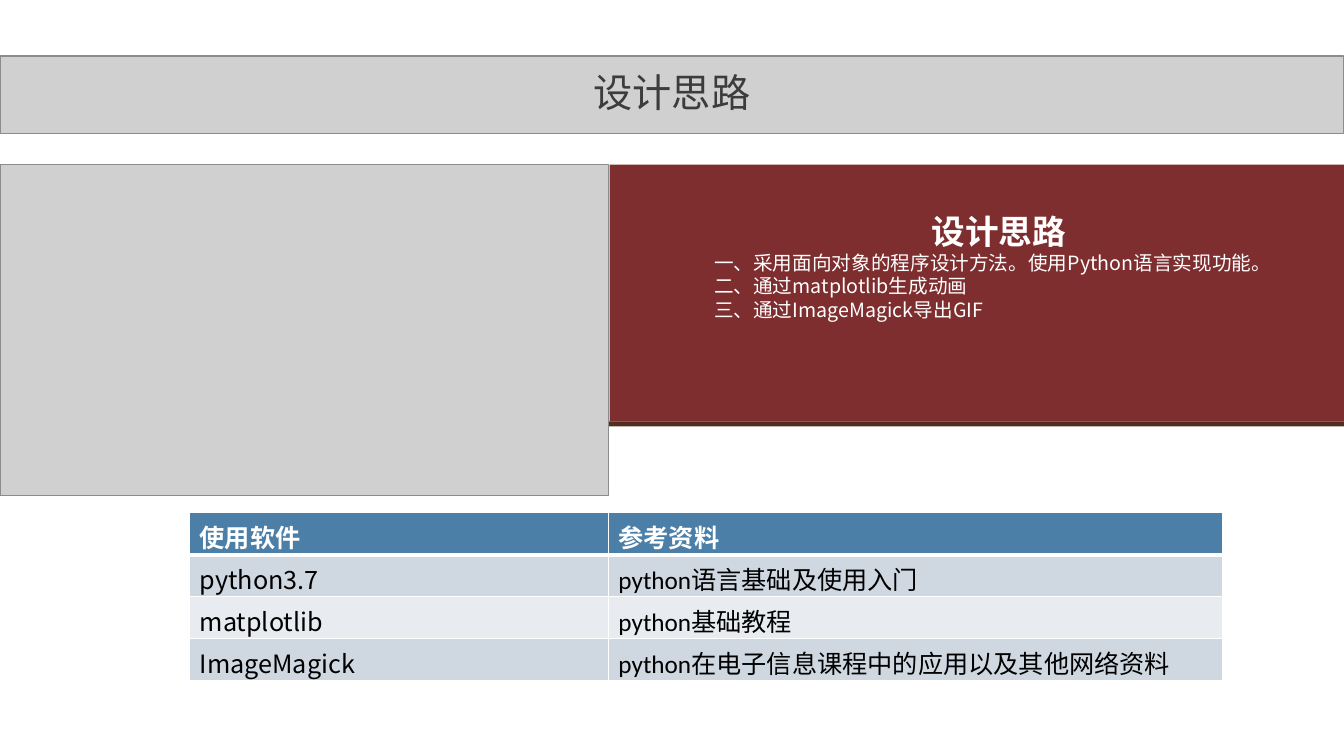
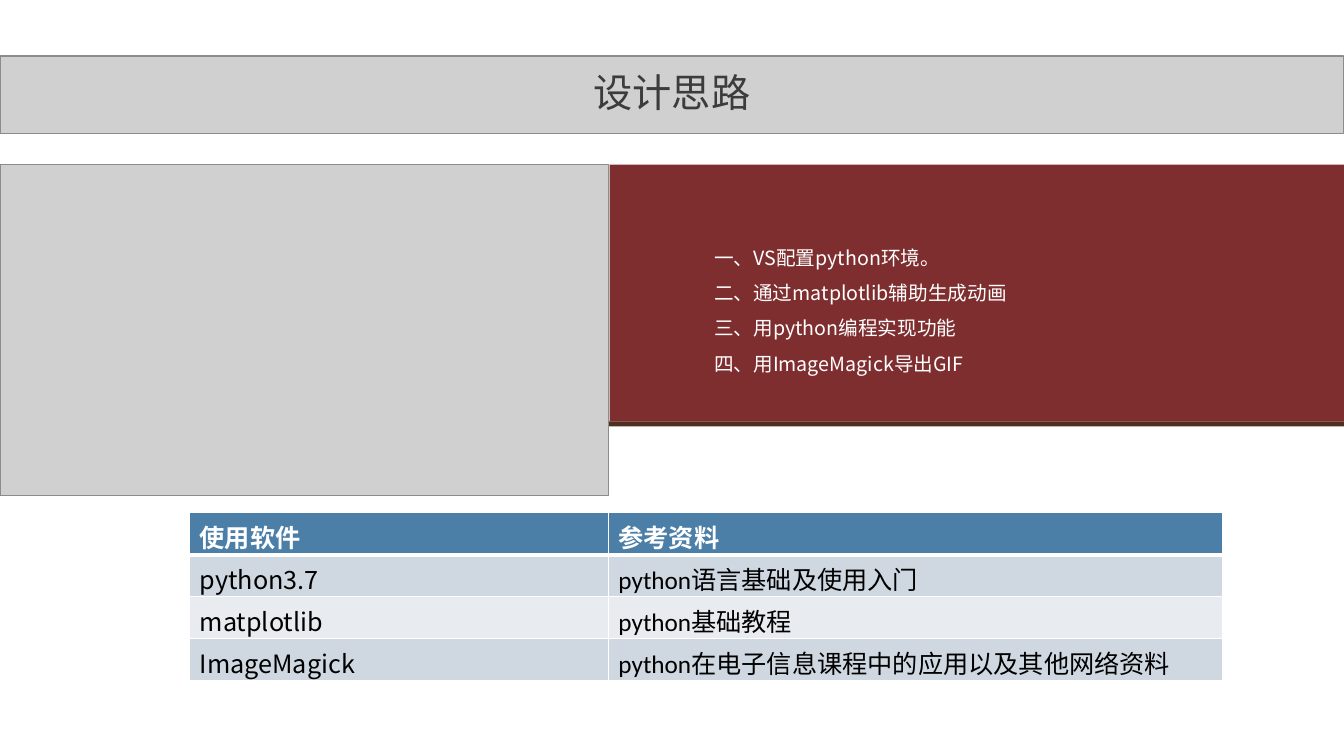
Before and after one commit to DEisreal/DEisreal.github.io, a slide deck: slide 6 of VSS CODE/5_卷积实现过程_3170406037_李易潼_3170406034_毛佳雁_3170406036_祝立群/PPT_3170406037_李易潼_3170406034_毛佳雁_3170406036_祝立群/PPT_3170406037_李易潼_3170406034_毛佳雁_3170406036_祝立群.pptx. Drawn at 1344x756 pixels with LibreOffice and Linux fonts; fonts in the diff are those of the drawing; grey boxes stand for pictures. Boxes give left, top, right and bottom in pixels: in the first picture for what was removed or moved away, otherwise in the second. Text is boxed around its words. In the diff, an @@ line names an element or a change of style, - is before the commit and + after.

```diff
--- a/VSS CODE/5_卷积实现过程_3170406037_李易潼_3170406034_毛佳雁_3170406036_祝立群/PPT_3170406037_李易潼_3170406034_毛佳雁_3170406036_祝立群/PPT_3170406037_李易潼_3170406034_毛佳雁_3170406036_祝立群.pptx
+++ b/VSS CODE/5_卷积实现过程_3170406037_李易潼_3170406034_毛佳雁_3170406036_祝立群/PPT_3170406037_李易潼_3170406034_毛佳雁_3170406036_祝立群/PPT_3170406037_李易潼_3170406034_毛佳雁_3170406036_祝立群.pptx
@@ text at bbox=[714, 248, 1007, 376]: text changed @@
-设计思路
-一、采用面向对象的程序设计方法。使用Python语言实现功能。
-二、通过matplotlib生成动画
-三、通过ImageMagick导出GIF
+一、VS配置python环境。
+二、通过matplotlib辅助生成动画
+三、用python编程实现功能
+四、用ImageMagick导出GIF
```
Also in this commit, not shown: 2 other slides changed.
